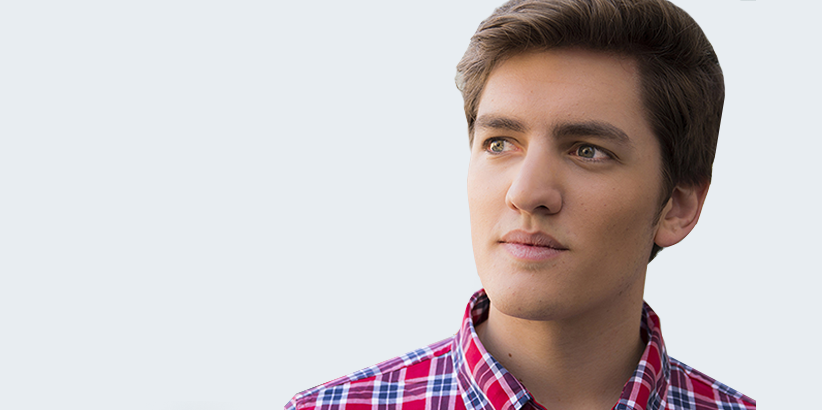
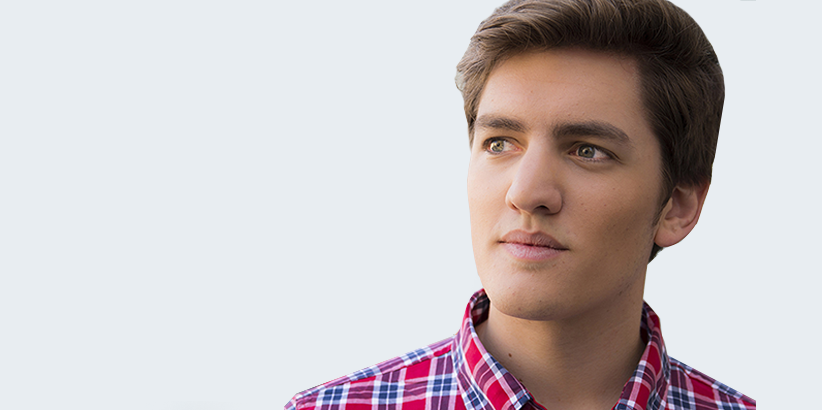
Layer changes from the first 822x410 image to the second:
removed layer "Layer 1 copy" over [511, 147, 756, 410]
removed layer "Layer 2" over [511, 147, 756, 410]
